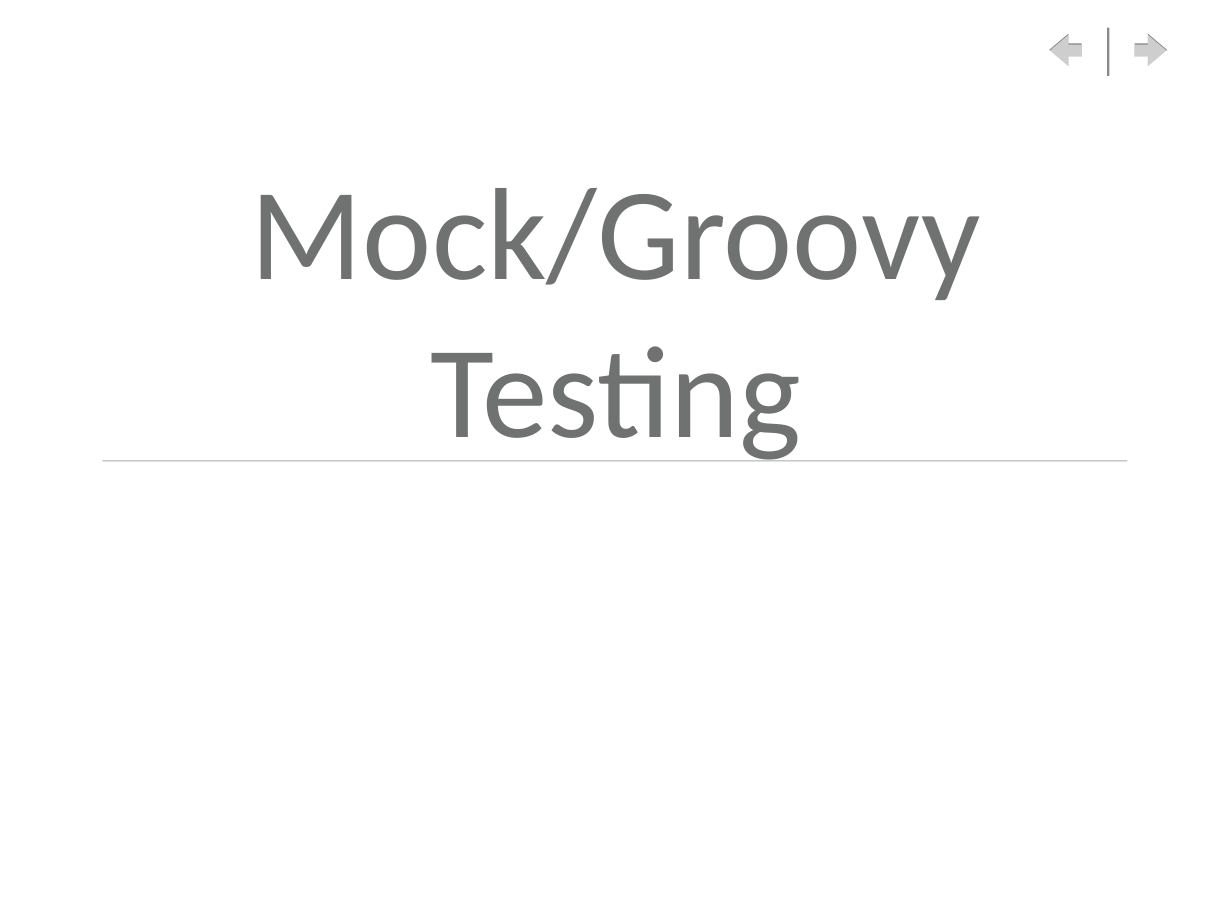
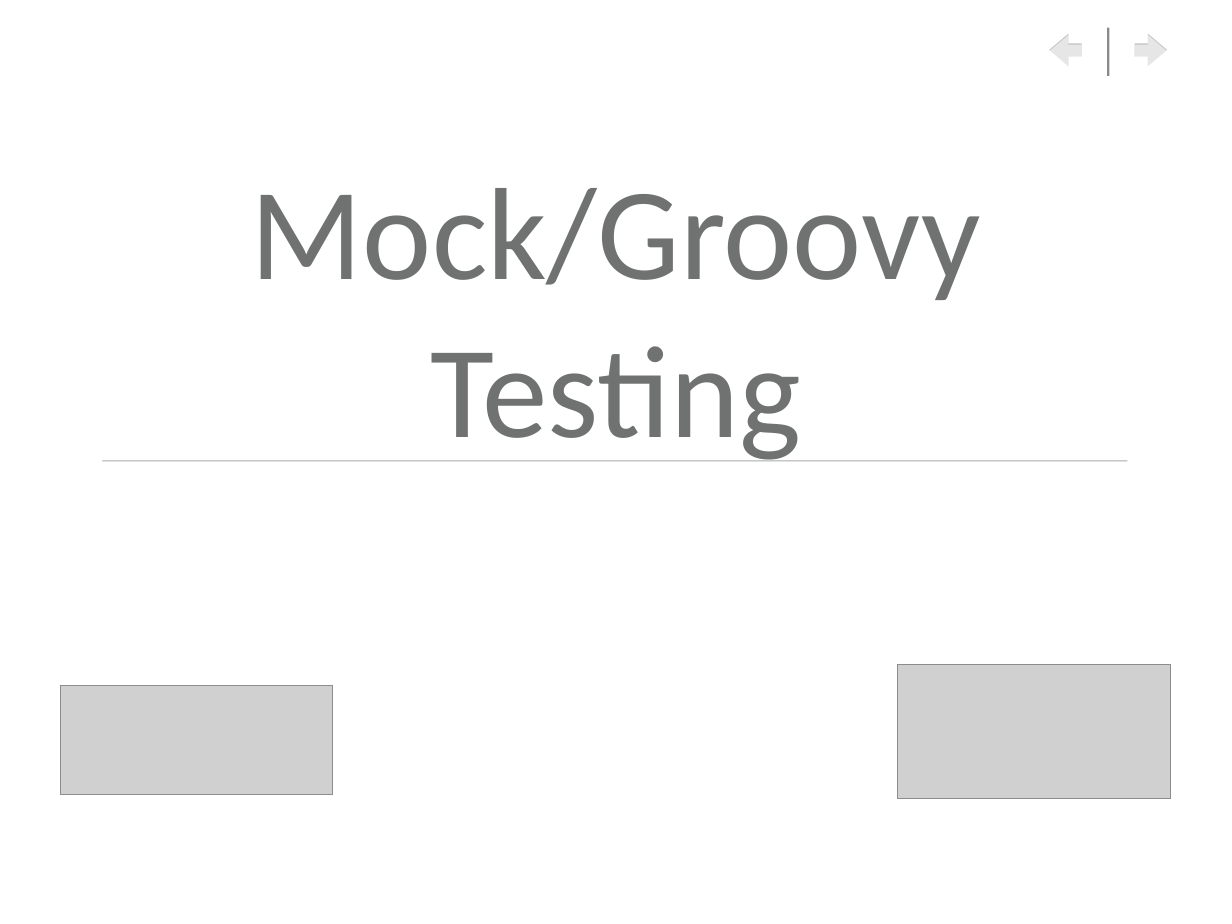
Before and after one commit to RaviVaranasi/mocktesting, a slide deck: slide 1 of docs/MockingGroovyTesting.ppt. Drawn at 1232x924 pixels with LibreOffice and Linux fonts; fonts in the diff are those of the drawing; grey boxes stand for pictures; background and template pictures are left out. Boxes give left, top, right and bottom in pixels: in the first picture for what was removed or moved away, otherwise in the second. Text is boxed around its words. In the diff, an @@ line names an element or a change of style, - is before the commit and + after.

```diff
--- a/docs/MockingGroovyTesting.ppt
+++ b/docs/MockingGroovyTesting.ppt
@@ right arrow at [1049,35,1082,68]: shadow changed @@
@@ right arrow at [1135,35,1167,68]: shadow changed @@
@@ picture added at [60,686,333,794] @@
@@ picture added at [898,665,1170,799] @@
```
Also in this commit, not shown: 7 other slides changed.
